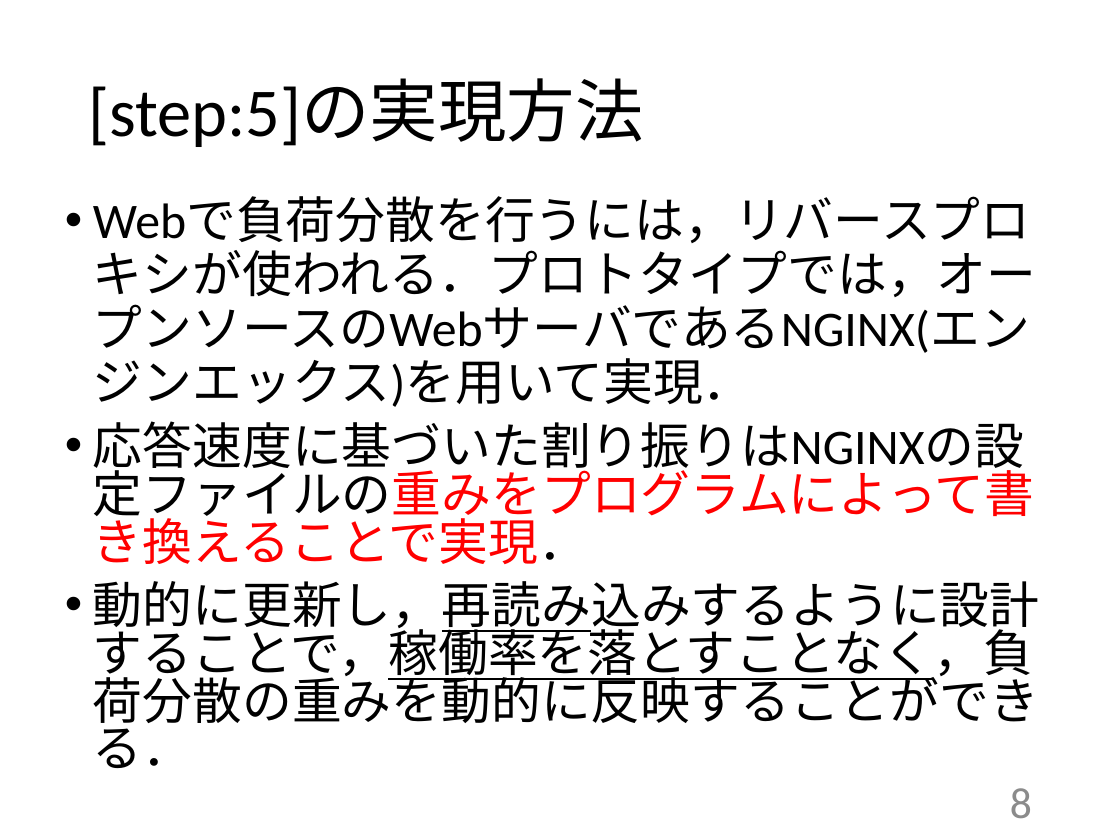
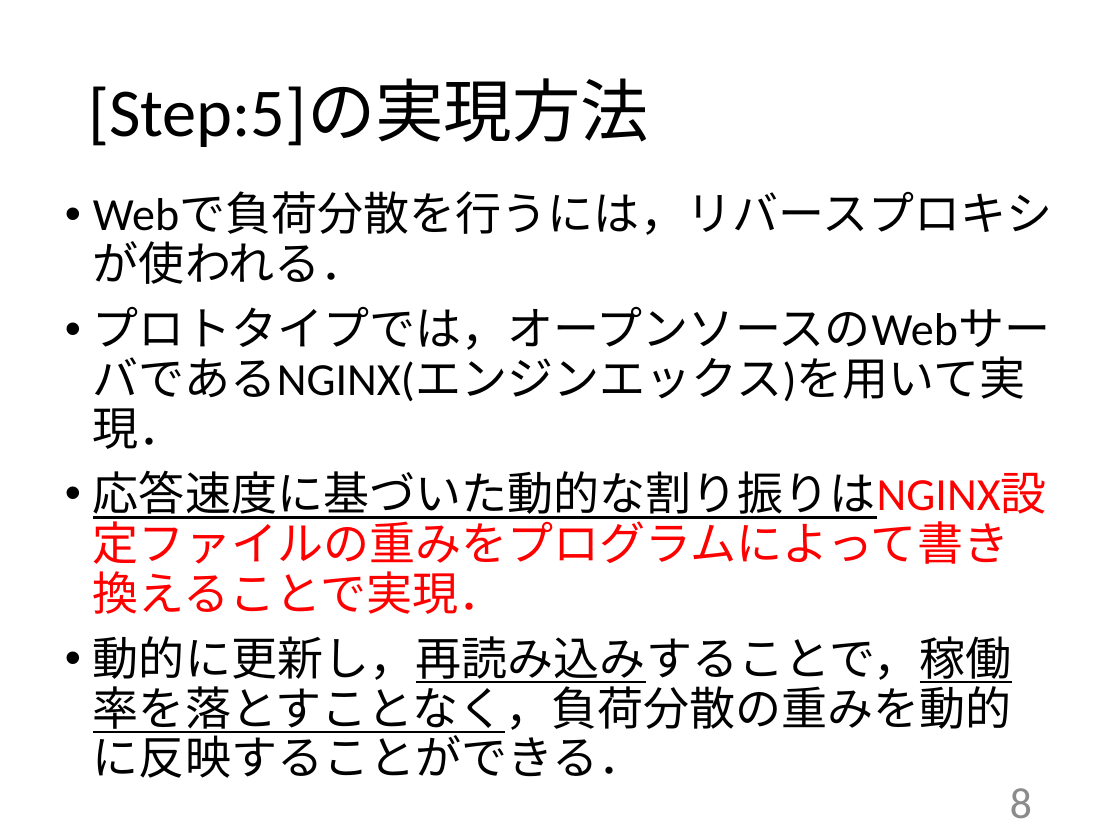
Before and after one commit to kait-takanolab/1821086_matsuo_thesis, a slide deck: slide 8 of 発表用/1821086_卒業研究発表会.pptx. Drawn at 1120x840 pixels with LibreOffice and Linux fonts; fonts in the diff are those of the drawing. Boxes give left, top, right and bottom in pixels: in the first picture for what was removed or moved away, otherwise in the second. Text is boxed around its words. In the diff, an @@ line names an element or a change of style, - is before the commit and + after.

```diff
--- a/発表用/1821086_卒業研究発表会.pptx
+++ b/発表用/1821086_卒業研究発表会.pptx
@@ title at bbox=[88, 80, 649, 147]: text changed @@
-[step:5]の実現方法
+[Step:5]の実現方法
@@ text at bbox=[93, 192, 1052, 778]: text changed; size 32 to 29.6 pt @@
-• Webで負荷分散を行うには，リバースプロキシが使われる．プロトタイプでは，オープンソースのWebサーバであるNGINX(エンジンエックス)を用いて実現．
-• 応答速度に基づいた割り振りはNGINXの設定ファイルの重みをプログラムによって書き換えることで実現．
-• 動的に更新し，再読み込みするように設計することで，稼働率を落とすことなく，負荷分散の重みを動的に反映することができる．
+• Webで負荷分散を行うには，リバースプロキシが使われる．
+• プロトタイプでは，オープンソースのWebサーバであるNGINX(エンジンエックス)を用いて実現．
+• 応答速度に基づいた動的な割り振りはNGINX設定ファイルの重みをプログラムによって書き換えることで実現．
+• 動的に更新し，再読み込みすることで，稼働率を落とすことなく，負荷分散の重みを動的に反映することができる．
```
Also in this commit, not shown: 8 other slides changed, 1 other file.
